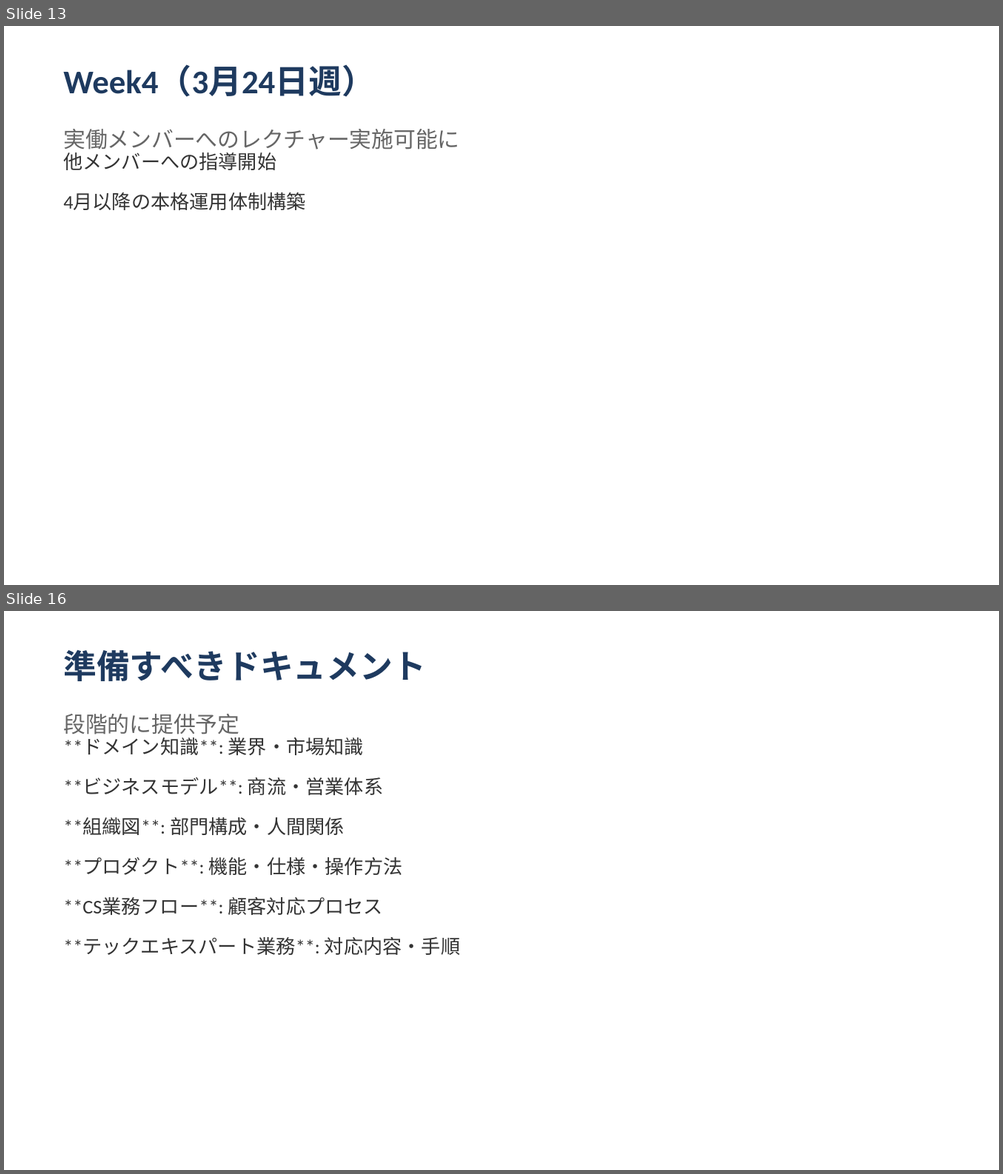
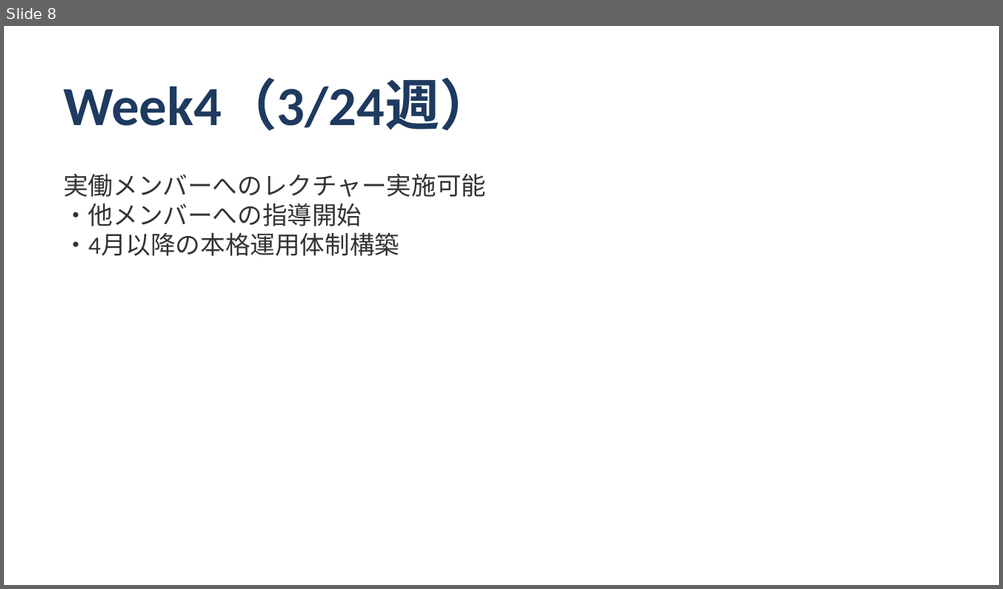
Before and after one commit to shoichitsuno-collab/MySpace_Shoichi-Tsuno, a slide deck: 匠技研工業プロジェクト_オンボーディング計画.pptx. Shown one above the other, each under a label of ours: slides 13 and 16 before the commit, slide 8 after it; the slides between them are not shown. The pictures are 1003x1174 and 1003x589 pixels, drawn with LibreOffice and Linux fonts; fonts in the diff are those of the drawing. Boxes give left, top, right and bottom in pixels: in the first picture for what was removed or moved away, otherwise in the second. Text is boxed around its words. In the diff, an @@ line names an element or a change of style, - is before the commit and + after.

```diff
--- a/匠技研工業プロジェクト_オンボーディング計画.pptx
+++ b/匠技研工業プロジェクト_オンボーディング計画.pptx
@@ slide 16 removed at [4, 611, 999, 1170], background #FFFFFF @@
@@ text removed at [63, 650, 426, 681] @@
-準備すべきドキュメント
@@ text removed at [63, 714, 239, 735] @@
-段階的に提供予定
@@ text removed at [63, 738, 460, 955] @@
-**ドメイン知識**: 業界・市場知識
-**ビジネスモデル**: 商流・営業体系
-**組織図**: 部門構成・人間関係
-**プロダクト**: 機能・仕様・操作方法
-**CS業務フロー**: 顧客対応プロセス
-**テックエキスパート業務**: 対応内容・手順
@@ what was slide 13 is now slide 8 @@
@@ slide 8 changed as well @@
@@ text at [63, 80, 495, 131]: text changed; size 24 to 40 pt @@
-Week4（3月24日週）
+Week4（3/24週）
@@ text removed at [63, 129, 459, 150] @@
-実働メンバーへのレクチャー実施可能に
@@ text at [63, 174, 486, 256]: text changed; size 14 to 18 pt @@
-他メンバーへの指導開始
-4月以降の本格運用体制構築
+実働メンバーへのレクチャー実施可能
+・他メンバーへの指導開始
+・4月以降の本格運用体制構築
```
Also in this commit, not shown: 8 other slides changed, 5 slides added, 12 other slides removed.
